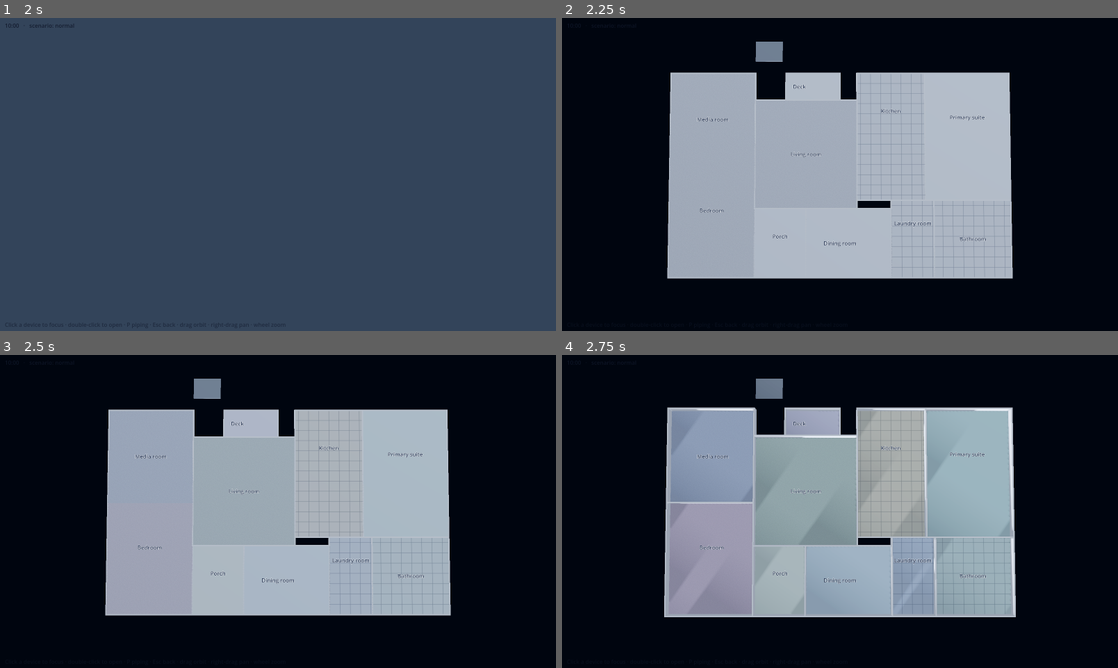
Above: before the commit, frames 1-4 (two rows, left to right).
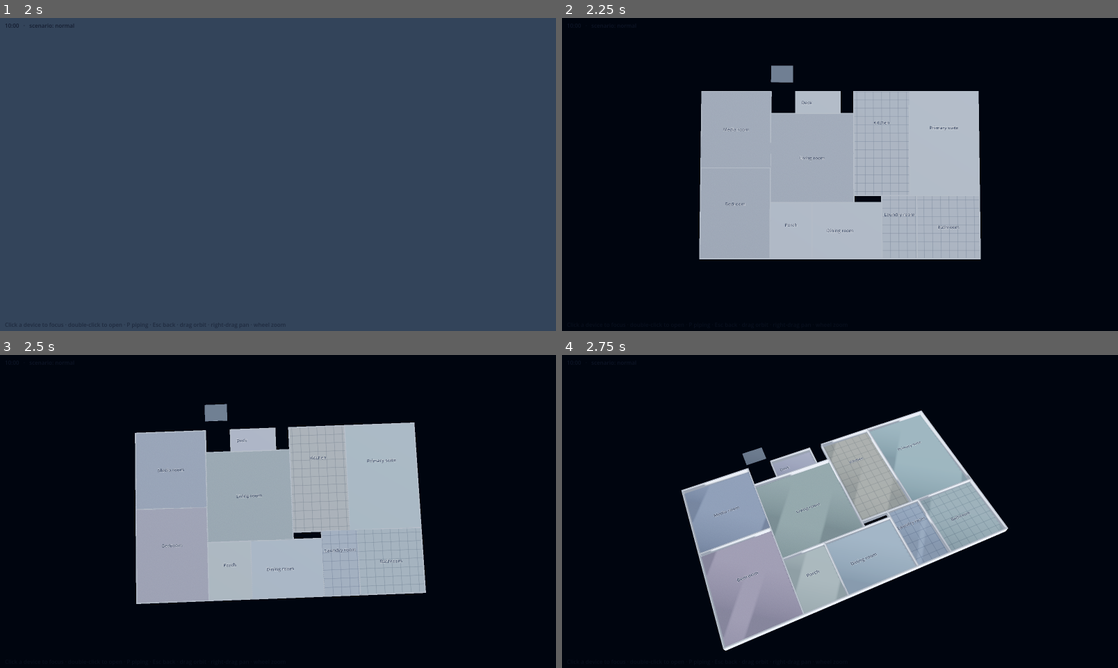
Above: after the commit, the same moments.

Repository: ShawonNSTU/AgenticDigitalTwinMapview
Game: Godot game, scene res://scenes/main.tscn
Two runs of this game, one before a commit and one after it. Both use one fixed random seed, a clock stepped at 60 frames per second and the inputs below.
Inputs (mouse positions are in pixels of both pictures, inside the frame that each line leads up to):
- Up to frame 1 (2 s): tap A at 0.5, 1.25 s; move the mouse to (400, 158) at 0.52 s; hold Right 0.53-1.25 s; tap Q at 0.6 s; click (400, 158) at 0.67 s; tap E at 0.8 s; drag from (166, 190) to (250, 237) at 1.27 s
- Up to frame 2 (2.25 s): tap A at 2 s; move the mouse to (895, 105) at 2.02 s; hold Right from 2.03 s (still down); tap F at 2.1 s; click (895, 105) at 2.17 s
- Up to frame 3 (2.5 s): keep holding Right; tap T at 2.3 s
- Up to frame 4 (2.75 s): keep holding Right

Frame 1 is identical in both runs. In frame 2, 15% of the frame differs, in the area x 18-82%, y 7-84%; in frame 3, 15%; in frame 4, 26%, in the area x 18-82%, y 7-95%.

Commit message:
Technician fault simulation in the 3D twins; camera sized to any floor
Fault simulation
- web/lib/sim/faults.ts: 55 realistic faults across all 19 device types (AC filter, refrigerant leak,
  fan bearing, drain, sensor drift; outdoor unit leak, fouled coil, fan failure, inverter trip; fridge
  door, defrost, condenser fan; washer drain, inlet valve, drum bearing; dryer, oven, TV, light,
  plug, purifier, vacuum, lock, sensors, batteries, radios). Each changes the readings by severity,
  damages named components, and brings a diagnosis with live evidence and repair steps tied to parts.
- Engine: per-device fault state that ramps in over 6 s; part health, device health, findings and the
  twin's flows and animations all follow. GET/POST/DELETE /api/devices/:id/fault.
- Device panel: fault picker, early/developing/severe, progress, affected parts, inject/clear; opens
  the twin; refreshes every second; "Mark as fixed" clears a simulated fault. List shows simulated
  faults. Vibration drives for bearing faults; part labels follow the fault.
- npm run test:faults checks all 165 fault x severity combinations.

Camera and navigation
- Camera sized to the floor: exact fit by projecting the floor corners, zoom range and far plane from
  the fit (was capped at 45 m), pan limits, smooth zoom toward the cursor, double-click to zoom in,
  keyboard (arrows/WASD, + -, Q E, F, T), pinch and trackpad gestures.
- The page measures its overlays and sends them (setInsets) so the floor fits beside the palette and
  toolbar; re-fits on resize until the user moves the view.
- Map controls: zoom, fit floor, 2D plan view, rotate 45 degrees, shortcuts card.
- Loading overlay with a message when the 3D engine does not start.
- tests/camera_test.gd (8 m to 300 m floors); drag-and-drop test target fixed for the corrected room.

Co-Authored-By: Claude Opus 5.5 <noreply@anthropic.com>
Claude-Session: https://claude.ai/code/session_013CYtUBEXmhrCHS6tizt3He

Diff:
--- a/godot-renderer/autoloads/bridge.gd
+++ b/godot-renderer/autoloads/bridge.gd
@@ -21,7 +21,13 @@
 	var window := JavaScriptBridge.get_interface("window")
 	window.addEventListener("message", _cb)
 	# Tell the host we can take commands once the scene has been built.
-	get_tree().process_frame.connect(func(): emit_event({"type": "ready", "version": VERSION}), CONNECT_ONE_SHOT)
+	get_tree().process_frame.connect(func(): emit_event({"type": "ready", "version": VERSION, "view": _view_size()}), CONNECT_ONE_SHOT)
+	get_viewport().size_changed.connect(func(): emit_event({"type": "viewport", "view": _view_size()}))
+
+
+func _view_size() -> Array:
+	var v := get_viewport().get_visible_rect().size
+	return [int(v.x), int(v.y)]
 
 
 func emit_event(msg: Dictionary) -> void:
@@ -57,6 +63,8 @@
 		"setTime": Store.set_time(float(msg.get("t", Store.t)))
 		"setScenario": Store.set_scenario(str(msg.get("key", "normal")))
 		"resetView": Bus.reset_view_requested.emit()
+		"camera": Bus.camera_requested.emit(str(msg.get("action", "")))
+		"setInsets": Bus.insets_changed.emit(float(msg.get("left", 0)), float(msg.get("right", 0)), float(msg.get("top", 0)), float(msg.get("bottom", 0)))
 		"dragStart": Bus.place_started.emit(str(msg.get("deviceType", "")), "")
 		"dragMove": Bus.place_moved.emit(Vector2(float(msg.get("u", 0)), float(msg.get("v", 0))))
 		"dragEnd": Bus.place_ended.emit(Vector2(float(msg.get("u", 0)), float(msg.get("v", 0))), bool(msg.get("drop", false)))
--- a/godot-renderer/autoloads/bus.gd
+++ b/godot-renderer/autoloads/bus.gd
@@ -11,6 +11,8 @@
 signal trace_requested(from_id: String)
 signal layer_changed(layer: String, on: bool)
 signal reset_view_requested
+signal camera_requested(action: String)  # zoomIn, zoomOut, fit, top, perspective, toggleTop, rotateLeft, rotateRight, reset
+signal insets_changed(left: float, right: float, top: float, bottom: float)  # host overlays, px
 
 # State changes
 signal time_changed(t: float)
--- a/godot-renderer/data/part_layout.json
+++ b/godot-renderer/data/part_layout.json
@@ -1,5 +1,5 @@
 {
- "_doc": "Where each part sits inside the device and how it  …(390 unchanged characters)… l drives on one param take the largest. Params: spin (rad/s), temp (°C), glow, l …(183 unchanged characters)…
+ "_doc": "Where each part sits inside the device and how it  …(390 unchanged characters)… l drives on one param take the largest. vib (0..1) is set by simulated bearing faults. Params: spin (rad/s), temp (°C), glow, l …(183 unchanged characters)…
  "ac": {
   "filter": [
    0,
@@ -52,6 +52,12 @@
      "fan",
      0.12,
      0
+    ],
+    [
+     "vibrate",
+     "vib",
+     1,
+     0
     ]
    ]
   ],
@@ -75,6 +81,12 @@
      "glow",
      "amps",
      1.5,
+     0
+    ],
+    [
+     "vibrate",
+     "vib",
+     1,
      0
     ]
    ]
@@ -2176,6 +2188,12 @@
      "motor",
      0.01,
      0
+    ],
+    [
+     "vibrate",
+     "vib",
+     1,
+     0
     ]
    ]
   ],
@@ -2260,6 +2278,12 @@
      "level",
      "=High (not draining)",
      0.6
+    ],
+    [
+     "vibrate",
+     "vib",
+     1,
+     0
     ]
    ]
   ],
--- a/godot-renderer/scripts/camera_rig.gd
+++ b/godot-renderer/scripts/camera_rig.gd
@@ -1,7 +1,19 @@
 class_name CameraRig
 extends Node3D
-## Orbit camera: left-drag orbit, right/middle-drag pan, wheel zoom, one-finger orbit and pinch on touch.
+## Orbit camera sized to the floor.
+##
+## Mouse: left-drag orbit, right/middle-drag pan, wheel zooms toward the point under the cursor.
+## Touch: one finger orbits, two fingers pinch-zoom and pan.
+## Keys: arrows/WASD pan, +/- zoom, Q/E rotate, F fit the floor, T top view, Home reset.
+##
+## set_bounds() takes the floor's extent; the zoom range, the far plane, the pan limits and the "fit" distance all
+## follow from it and from the window's shape, so any plan (a 10 m flat or a 120 m office floor) fits on screen
+## and can be zoomed out to see the whole of it. Zoom and pan are damped toward goals for smooth motion.
 ## fly_to() animates target, distance and angles together.
+
+const PITCH_MIN := -89.0   # degrees: straight down
+const PITCH_MAX := -6.0
+const MIN_DISTANCE := 0.4  # close enough for the smallest twin part
 
 var target := Vector3(-2.5, 0, -3.5)
 var yaw := deg_to_rad(-30.0)
@@ -9,11 +21,18 @@
 var distance := 19.0
 var cam: Camera3D
 
+## Floor extent on the ground plane (x, z) and the limits derived from it.
+var bounds := Rect2(-10, -10, 20, 20)
+var max_distance := 60.0
+
+var _goal_distance := 19.0
+var _goal_target := Vector3.ZERO
 var _home := {}
 var _drag := 0
 var _tw: Tween
 var _touches := {}
 var _pinch := 0.0
+var _keys := Vector3.ZERO
 
 ## Pixels moved during the current/last mouse drag; device clicks ignore drags.
 static var drag_px := 0.0
@@ -23,23 +42,164 @@
 	cam = Camera3D.new()
 	cam.fov = 45
 	cam.near = 0.05
-	cam.far = 200
+	cam.far = 400
 	add_child(cam)
+	_goal_distance = distance
+	_goal_target = target
 	_home = {"target": target, "yaw": yaw, "pitch": pitch, "distance": distance}
+	get_viewport().size_changed.connect(_on_resize)
 	_apply()
 
 
+## The floor's extent (x, z). Sets the zoom range and pan limits, and the home view to a fit of the whole floor.
+func set_bounds(rect: Rect2) -> void:
+	bounds = rect.abs()
+	if bounds.size.x < 1.0 or bounds.size.y < 1.0:
+		bounds = bounds.grow(5.0)
+	var fit := fit_distance(deg_to_rad(-52.0), deg_to_rad(-30.0))
+	max_distance = maxf(fit * 2.5, 30.0)
+	cam.far = maxf(400.0, max_distance * 4.0)
+	_home.target = fit_target(fit, deg_to_rad(-52.0), deg_to_rad(-30.0))
+	_home.distance = fit
+	_home.pitch = deg_to_rad(-52.0)
+	_home.yaw = deg_to_rad(-30.0)
+	user_moved = false
+	jump(_home.target, _home.distance, _home.pitch, _home.yaw)
+
+
+## Screen space covered by the host page's overlays (palette, toolbar, navigation), in pixels. The page measures
+## and sends them (bridge "setInsets"); fits keep the floor clear of them. A small margin is always added.
+var insets_px := {"left": 0.0, "right": 0.0, "top": 0.0, "bottom": 0.0}
+var fit_margins: Dictionary:
+	get:
+		var vp := get_viewport().get_visible_rect().size
+		var m := {}
+		for k in ["left", "right", "top", "bottom"]:
+			var span := vp.x if k == "left" or k == "right" else vp.y
+			m[k] = clampf(float(insets_px[k]) / maxf(span, 1.0) + 0.04, 0.0, 0.45)
+		return m
+## The user has moved the view since the last automatic fit: resizes and new insets no longer re-fit.
+var user_moved := false
+const WALL_TOP := 3.0
+
+
+## Distance at which the whole floor (walls included) fits inside the view margins at the given pitch and the
+## current yaw. Found by bisection on the projected floor corners, so it is exact for any angle and window shape.
+func fit_distance(p: float = NAN, y: float = NAN) -> float:
+	if is_nan(p):
+		p = pitch
+	if is_nan(y):
+		y = yaw
+	var vp := get_viewport().get_visible_rect().size
+	if vp.x < 2.0 or vp.y < 2.0:
+		return maxf(bounds.size.length(), 6.0)
+	var lo := 0.5
+	var hi := maxf(bounds.size.length() * 6.0, 20.0)
+	var keep := cam.global_transform
+	var centre := Vector3(bounds.get_center().x, 0, bounds.get_center().y)
+	var corners: Array[Vector3] = []
+	for c in [bounds.position, Vector2(bounds.end.x, bounds.position.y), bounds.end, Vector2(bounds.position.x, bounds.end.y)]:
+		corners.append(Vector3(c.x, 0, c.y))
+		corners.append(Vector3(c.x, WALL_TOP, c.y))
+	# size with even margins; fit_target() then shifts the view so the floor sits in the clear area
+	var mx: float = (fit_margins.left + fit_margins.right) * 0.5
+	var my: float = (fit_margins.top + fit_margins.bottom) * 0.5
+	var x0: float = vp.x * mx
+	var x1: float = vp.x * (1.0 - mx)
+	var y0: float = vp.y * my
+	var y1: float = vp.y * (1.0 - my)
+	var dir := Vector3(cos(p) * sin(y), -sin(p), cos(p) * cos(y))
+	for i in 32:
+		var d := (lo + hi) * 0.5
+		cam.global_position = centre + dir * d
+		cam.look_at(centre, Vector3.UP if absf(p) < deg_to_rad(89.5) else Vector3(-sin(y), 0, -cos(y)))
+		var fits := true
+		for c in corners:
+			if cam.is_position_behind(c):
+				fits = false
+				break
+			var s := cam.unproject_position(c)
+			if s.x < x0 or s.x > x1 or s.y < y0 or s.y > y1:
+				fits = false
+				break
+		if fits:
+			hi = d
+		else:
+			lo = d
+	cam.global_transform = keep
+	return maxf(hi, 3.0)
+
+
+## Look-at point that puts the floor's centre in the middle of the clear area (right of the palette, below the
+## toolbar) at distance d, pitch p, yaw y.
+func fit_target(d: float, p: float = NAN, y: float = NAN) -> Vector3:
+	if is_nan(p):
+		p = pitch
+	if is_nan(y):
+		y = yaw
+	var vp := get_viewport().get_visible_rect().size
+	var centre := Vector3(bounds.get_center().x, 0, bounds.get_center().y)
+	var mpp := 2.0 * d * tan(deg_to_rad(cam.fov) / 2.0) / maxf(vp.y, 1.0)  # metres per pixel at the target
+	var dx: float = vp.x * (fit_margins.left - fit_margins.right) * 0.5
+	var dy: float = vp.y * (fit_margins.top - fit_margins.bottom) * 0.5
+	var right := Vector3(cos(y), 0, -sin(y))
+	var fwd := Vector3(-sin(y), 0, -cos(y))
+	# moving the target left/back moves the floor right/down on screen; a tilted view stretches depth by 1/sin
+	return centre - right * dx * mpp + fwd * dy * mpp / maxf(absf(sin(p)), 0.2)
+
+
+func _on_resize() -> void:
+	if is_inside_tree() and cam:
+		_refit_home()
+
+
+## Recompute the home view for the current window and insets; jump there if the user has not moved the view.
+func _refit_home() -> void:
+	var fit := fit_distance(deg_to_rad(-52.0), deg_to_rad(-30.0))
+	max_distance = maxf(fit * 2.5, 30.0)
+	_home.target = fit_target(fit, deg_to_rad(-52.0), deg_to_rad(-30.0))
+	_home.distance = fit
+	if not user_moved and not (_tw and _tw.is_running()):
+		jump(_home.target, _home.distance, _home.pitch, _home.yaw)
+
+
+func set_insets(left: float, right: float, top: float, bottom: float) -> void:
+	insets_px = {"left": maxf(left, 0.0), "right": maxf(right, 0.0), "top": maxf(top, 0.0), "bottom": maxf(bottom, 0.0)}
+	_refit_home()
+
+
 func _apply() -> void:
-	pitch = clampf(pitch, deg_to_rad(-88.0), deg_to_rad(-6.0))
-	distance = clampf(distance, 0.8, 45.0)
+	pitch = clampf(pitch, deg_to_rad(PITCH_MIN), deg_to_rad(PITCH_MAX))
+	distance = clampf(distance, MIN_DISTANCE, max_distance)
 	var dir := Vector3(cos(pitch) * sin(yaw), -sin(pitch), cos(pitch) * cos(yaw))
 	cam.global_position = target + dir * distance
-	cam.look_at(target, Vector3.UP)
+	cam.look_at(target, Vector3.UP if absf(pitch) < deg_to_rad(89.5) else Vector3(-sin(yaw), 0, -cos(yaw)))
+
+
+func _clamp_target(t: Vector3) -> Vector3:
+	var b := bounds.grow(maxf(bounds.size.length() * 0.25, 4.0))
+	return Vector3(clampf(t.x, b.position.x, b.end.x), t.y, clampf(t.z, b.position.y, b.end.y))
+
+
+func _process(delta: float) -> void:
+	if _tw and _tw.is_running():
+		return
+	if _keys != Vector3.ZERO:
+		_pan_world(Vector2(_keys.x, _keys.z) * distance * 0.9 * delta)
+	var a := 1.0 - exp(-12.0 * delta)
+	var moved := absf(distance - _goal_distance) > 0.001 or target.distance_to(_goal_target) > 0.0005
+	if moved:
+		distance = lerpf(distance, _goal_distance, a)
+		target = target.lerp(_goal_target, a)
+		_apply()
 
 
 func fly_to(new_target: Vector3, new_distance: float, new_pitch := NAN, new_yaw := NAN, secs := 0.9) -> void:
 	if _tw:
 		_tw.kill()
+	new_distance = clampf(new_distance, MIN_DISTANCE, max_distance)
+	_goal_distance = new_distance
+	_goal_target = new_target
 	_tw = create_tween().set_parallel().set_trans(Tween.TRANS_CUBIC).set_ease(Tween.EASE_IN_OUT)
 	_tw.tween_property(self, "target", new_target, secs)
 	_tw.tween_property(self, "distance", new_distance, secs)
@@ -58,9 +218,11 @@
 	get: return _home.distance
 
 
+## Kept for callers that only know a centre and a distance.
 func set_home(t: Vector3, d: float) -> void:
 	_home.target = t
 	_home.distance = d
+	max_distance = maxf(max_distance, d * 2.0)
 	jump(t, d, _home.pitch, _home.yaw)
 
 
@@ -68,31 +230,119 @@
 	if _tw:
 		_tw.kill()
 	target = t
-	distance = d
+	distance = clampf(d, MIN_DISTANCE, max_distance)
 	pitch = p
 	yaw = y
+	_goal_target = target
+	_goal_distance = distance
 	_apply()
 
 
 func reset(secs := 0.9) -> void:
+	user_moved = false
 	fly_to(_home.target, _home.distance, _home.pitch, _home.yaw, secs)
+
+
+# ---------------------------------------------------------------- commands (toolbar, keys, host page)
+
+## Fit the whole floor in view, keeping the current angle.
+func fit(secs := 0.7) -> void:
+	var d := fit_distance()
+	fly_to(fit_target(d), d, NAN, NAN, secs)
+
+
+func zoom_step(steps: float) -> void:
+	user_moved = true
+	if _tw and _tw.is_running():
+		_tw.kill()
+		_goal_distance = distance
+		_goal_target = target
+	_goal_distance = clampf(_goal_distance * pow(0.8, steps), MIN_DISTANCE, max_distance)
+
+
+func rotate_step(degrees: float, secs := 0.5) -> void:
+	user_moved = true
+	fly_to(_goal_target if not (_tw and _tw.is_running()) else target, distance, NAN, yaw + deg_to_rad(degrees), secs)
+
+
+## Top view (plan view, north up) or back to the 3D angle.
+func top_view(on: bool, secs := 0.7) -> void:
+	user_moved = on
+	var p := deg_to_rad(PITCH_MIN + 0.5) if on else deg_to_rad(-52.0)
+	var y := 0.0 if on else deg_to_rad(-30.0)
+	var d := fit_distance(p, y)
+	fly_to(fit_target(d, p, y), d, p, y, secs)
+
+
+var is_top: bool:
+	get: return pitch < deg_to_rad(-80.0)
+
+
+func command(action: String) -> void:
+	match action:
+		"zoomIn": zoom_step(1.0)
+		"zoomOut": zoom_step(-1.0)
+		"fit": fit()
+		"reset": reset()
+		"top": top_view(true)
+		"perspective": top_view(false)
+		"toggleTop": top_view(not is_top)
+		"rotateLeft": rotate_step(-45.0)
+		"rotateRight": rotate_step(45.0)
+
+
+# ---------------------------------------------------------------- input
+
+## Where a screen point meets the floor (y = 0), or null when it points at the sky.
+func ground_at(screen: Vector2) -> Variant:
+	var o := cam.project_ray_origin(screen)
+	var d := cam.project_ray_normal(screen)
+	if absf(d.y) < 1e-4:
+		return null
+	var k := -o.y / d.y
+	return o + d * k if k > 0.0 else null
+
+
+func _zoom_at(screen: Vector2, factor: float) -> void:
+	user_moved = true
+	if _tw and _tw.is_running():
+		_tw.kill()
+		_goal_distance = distance
+		_goal_target = target
+	var new_d := clampf(_goal_distance * factor, MIN_DISTANCE, max_distance)
+	var real := new_d / _goal_distance
+	var hit = ground_at(screen)
+	if hit != null:
+		# keep the point under the cursor in place: move the target toward it as much as the view shrinks
+		var h: Vector3 = hit
+		_goal_target = _clamp_target(_goal_target + (Vector3(h.x, 0, h.z) - _goal_target) * (1.0 - real))
+	_goal_distance = new_d
 
 
 func _unhandled_input(e: InputEvent) -> void:
 	if e is InputEventMouseButton:
 		if e.button_index == MOUSE_BUTTON_WHEEL_UP and e.pressed:
-			distance *= 0.9
+			_zoom_at(e.position, 0.85 if not e.ctrl_pressed else 0.95)
 		elif e.button_index == MOUSE_BUTTON_WHEEL_DOWN and e.pressed:
-			distance *= 1.1
-		elif e.pressed:
-			_drag = e.button_index
-			drag_px = 0.0
-		else:
-			_drag = 0
-		_apply()
+			_zoom_at(e.position, 1.0 / 0.85 if not e.ctrl_pressed else 1.0 / 0.95)
+		elif e.button_index in [MOUSE_BUTTON_LEFT, MOUSE_BUTTON_RIGHT, MOUSE_BUTTON_MIDDLE]:
+			if e.pressed:
+				_drag = e.button_index
+				drag_px = 0.0
+				if e.double_click and e.button_index == MOUSE_BUTTON_LEFT:
+					var hit = ground_at(e.position)
+					if hit != null:
+						var h: Vector3 = hit
+						fly_to(_clamp_target(Vector3(h.x, 0, h.z)), maxf(distance * 0.55, 3.0), NAN, NAN, 0.6)
+			else:
+				_drag = 0
+	elif e is InputEventMagnifyGesture:
+		_zoom_at(e.position, 1.0 / e.factor)
+	elif e is InputEventPanGesture:
+		_pan(e.delta * 12.0)
 	elif e is InputEventMouseMotion and _drag != 0:
 		drag_px += e.relative.length()
-		if _drag == MOUSE_BUTTON_LEFT:
+		if _drag == MOUSE_BUTTON_LEFT and not e.shift_pressed:
 			_orbit(e.relative)
 		else:
 			_pan(e.relative)
@@ -109,22 +359,59 @@
 		elif _touches.size() == 2:
 			var p: Array = _touches.values()
 			var d: float = (p[0] as Vector2).distance_to(p[1])
-			if _pinch > 0.0:
-				distance *= _pinch / d
-				_apply()
+			if _pinch > 0.0 and d > 1.0:
+				_zoom_at(((p[0] as Vector2) + (p[1] as Vector2)) * 0.5, _pinch / d)
 			_pinch = d
+			_pan(e.relative * 0.5)
+	elif e is InputEventKey and not e.echo:
+		_key(e)
+
+
+func _key(e: InputEventKey) -> void:
+	var on := 1.0 if e.pressed else 0.0
+	match e.keycode:
+		KEY_LEFT, KEY_A: _keys.x = -on
+		KEY_RIGHT, KEY_D: _keys.x = on
+		KEY_UP, KEY_W: _keys.z = -on
+		KEY_DOWN, KEY_S: _keys.z = on
+	if not e.pressed:
+		return
+	match e.keycode:
+		KEY_EQUAL, KEY_PLUS, KEY_KP_ADD: zoom_step(1.0)
+		KEY_MINUS, KEY_KP_SUBTRACT: zoom_step(-1.0)
+		KEY_Q: rotate_step(-45.0)
+		KEY_E: rotate_step(45.0)
+		KEY_F: fit()
+		KEY_T: top_view(not is_top)
+		KEY_HOME: reset()
 
 
 func _orbit(rel: Vector2) -> void:
+	user_moved = true
 	if _tw and _tw.is_running():
 		_tw.kill()
+		_goal_distance = distance
+		_goal_target = target
 	yaw -= rel.x * 0.006
 	pitch -= rel.y * 0.006
 	_apply()
 
 
+## Pan by screen pixels: the point under the cursor follows it at any zoom.
 func _pan(rel: Vector2) -> void:
-	var right := cam.global_basis.x
+	var vp := get_viewport().get_visible_rect().size
+	var metres_per_px := 2.0 * distance * tan(deg_to_rad(cam.fov) / 2.0) / maxf(vp.y, 1.0)
+	_pan_world(rel * metres_per_px * Vector2(-1, -1))
+
+
+## Move the view by (right, forward) metres on the ground.
+func _pan_world(v: Vector2) -> void:
+	user_moved = true
+	if _tw and _tw.is_running():
+		_tw.kill()
+		_goal_distance = distance
+	var right := Vector3(cos(yaw), 0, -sin(yaw))
 	var fwd := Vector3(-sin(yaw), 0, -cos(yaw))
-	target += (-right * rel.x + fwd * rel.y) * distance * 0.0015
+	_goal_target = _clamp_target(_goal_target + right * v.x - fwd * v.y)
+	target = _goal_target
 	_apply()
--- a/godot-renderer/scripts/main.gd
+++ b/godot-renderer/scripts/main.gd
@@ -52,6 +52,8 @@
 	Bus.trace_requested.connect(_on_trace)
 	Bus.layer_changed.connect(_on_layer)
 	Bus.reset_view_requested.connect(_on_reset)
+	Bus.camera_requested.connect(func(action): rig.command(action))
+	Bus.insets_changed.connect(func(l, r, t, b): rig.set_insets(l, r, t, b))
 	Bus.time_changed.connect(_on_time)
 	Bus.scenario_changed.connect(_on_scenario)
 	_on_time(Store.t)
@@ -68,6 +70,10 @@
 			var g := Node.new()
 			g.set_script(load("res://tests/twin_gallery.gd"))
 			add_child(g)
+		if a.begins_with("--camera="):
+			var ct := Node.new()
+			ct.set_script(load("res://tests/camera_test.gd"))
+			add_child(ct)
 		if a.begins_with("--demo-shots="):
 			var shots := Node.new()
 			shots.set_script(load("res://tests/demo_shots.gd"))
@@ -106,7 +112,7 @@
 	placer.rig = rig
 	world.add_child(placer)
 	var fr: Rect2 = Store.floor_rect()
-	rig.set_home(Vector3(fr.get_center().x, 0, fr.get_center().y), clampf(fr.size.length() * 0.95, 8.0, 60.0))
+	rig.set_bounds(fr)  # zoom range, pan limits and the home view follow the floor's size
 	_on_time(Store.t)
 	if animate:
 		_play_plan_to_3d()
--- /dev/null
+++ b/godot-renderer/tests/camera_test.gd
@@ -0,0 +1,106 @@
+extends Node
+## --camera=<dir>: checks the camera on floors of very different sizes, without the platform.
+## For each size: the whole floor is inside the view after fit, zooming out reaches at least twice the fit
+## distance and stops at a limit, zoom in/out/rotate/top commands work, and panning stays near the floor.
+## Writes result.txt (PASS/FAIL lines) and a screenshot per size.
+
+var out := "/tmp/camera"
+var lines: Array = []
+var failed := 0
+
+
+func _ready() -> void:
+	for a in OS.get_cmdline_user_args():
+		if a.begins_with("--camera="):
+			out = a.substr(9)
+	DirAccess.make_dir_recursive_absolute(out)
+	_run.call_deferred()
+
+
+func _check(ok: bool, what: String) -> void:
+	lines.append(("PASS  " if ok else "FAIL  ") + what)
+	if not ok:
+		failed += 1
+
+
+func _wait(s: float) -> void:
+	await get_tree().create_timer(s).timeout
+
+
+## True if every corner of the floor projects inside the viewport.
+func _in_view(rig: CameraRig, r: Rect2) -> bool:
+	var vp := get_viewport().get_visible_rect().size
+	for c in [r.position, Vector2(r.end.x, r.position.y), r.end, Vector2(r.position.x, r.end.y)]:
+		var p := Vector3(c.x, 0, c.y)
+		if rig.cam.is_position_behind(p):
+			return false
+		var s := rig.cam.unproject_position(p)
+		if s.x < 0 or s.y < 0 or s.x > vp.x or s.y > vp.y:
+			return false
+	return true
+
+
+func _run() -> void:
+	var rig := CameraRig.new()
+	add_child(rig)
+	rig.cam.current = true
+	# a marker floor so the screenshots show what the camera sees
+	var floor := MeshInstance3D.new()
+	var pm := PlaneMesh.new()
+	floor.mesh = pm
+	add_child(floor)
+	var sun := DirectionalLight3D.new()
+	sun.rotation = Vector3(-1.0, 0.6, 0)
+	add_child(sun)
+	for size in [Vector2(8, 6), Vector2(19, 14), Vector2(54, 39), Vector2(120, 80), Vector2(300, 60)]:
+		var r := Rect2(-size / 2.0 + Vector2(3, -2), size)
+		pm.size = size
+		floor.position = Vector3(r.get_center().x, 0, r.get_center().y)
+		rig.set_bounds(r)
+		await _wait(0.1)
+		var tag := "%dx%d m" % [size.x, size.y]
+		_check(_in_view(rig, r), "%s: whole floor in view at the home view (distance %.1f)" % [tag, rig.distance])
+		await _shot("fit_%dx%d" % [size.x, size.y])
+		# zoom out as far as it goes
+		for i in 40:
+			rig.zoom_step(-1.0)
+		await _wait(1.2)
+		_check(rig.distance >= rig.home_distance * 2.0 - 0.01, "%s: zoom out reaches %.1f (fit %.1f)" % [tag, rig.distance, rig.home_distance])
+		_check(rig.distance <= rig.max_distance + 0.01, "%s: zoom out stops at the limit %.1f" % [tag, rig.max_distance])
+		_check(_in_view(rig, r), "%s: whole floor still in view zoomed out" % tag)
+		# zoom in
+		for i in 60:
+			rig.zoom_step(1.0)
+		await _wait(1.2)
+		_check(rig.distance <= CameraRig.MIN_DISTANCE + 0.05, "%s: zoom in reaches the minimum (%.2f)" % [tag, rig.distance])
+		# top view, rotate, fit
+		rig.command("top")
+		await _wait(1.0)
+		_check(rig.is_top and _in_view(rig, r), "%s: top view shows the whole floor" % tag)
+		rig.command("perspective")
+		await _wait(1.0)
+		var y0 := rig.yaw
+		rig.command("rotateRight")
+		await _wait(0.8)
+		_check(absf(wrapf(rig.yaw - y0, -PI, PI) - deg_to_rad(45.0)) < 0.02, "%s: rotate 45°" % tag)
+		rig.command("fit")
+		await _wait(1.0)
+		_check(_in_view(rig, r), "%s: fit shows the whole floor after rotating" % tag)
+		# pan far away: target stays near the floor
+		for i in 200:
+			rig._pan(Vector2(400, 0))
+		var b := r.grow(maxf(r.size.length() * 0.25, 4.0) + 0.01)
+		_check(b.has_point(Vector2(rig.target.x, rig.target.z)), "%s: panning stays near the floor" % tag)
+		rig.reset(0.01)
+		await _wait(0.3)
+	lines.append("%d failed" % failed)
+	var f := FileAccess.open(out + "/result.txt", FileAccess.WRITE)
+	f.store_string("\n".join(lines) + "\n")
+	f.close()
+	print("\n".join(lines))
+	get_tree().quit(1 if failed else 0)
+
+
+func _shot(n: String) -> void:
+	await RenderingServer.frame_post_draw
+	get_viewport().get_texture().get_image().save_png("%s/%s.png" % [out, n])
--- a/godot-renderer/tests/place_test.gd
+++ b/godot-renderer/tests/place_test.gd
@@ -96,7 +96,7 @@
 		["lock", "medical-room", Vector3(1.5, 0, 2.2)], ["motion", "zone-d-workspace", Vector3(3, 0, -2)],
 		["ac", "zone-d-workspace", Vector3(0, 0, -3)], ["ac", "gym-room", Vector3(-3, 0, 0)], ["ac", "cafeteria-208-seats", Vector3(0, 0, -6)],
 		["temphum", "male-toilet", Vector3(0, 0, 0)], ["leak", "male-toilet", Vector3(-0.5, 0, 0.5)], ["washer", "utility-room", Vector3(0, 0, 0)],
-		["plug", "hub-room", Vector3(0, 0, 0)], ["odu", "ac-outdoor", Vector3(0, 0, 0)], ["blinds", "male-pray-room", Vector3(0, 0, 3)],
+		["plug", "hub-room", Vector3(0, 0, 0)], ["odu", "ac-outdoor", Vector3(0, 0, 0)], ["blinds", "male-pray-room", Vector3(0, 0, 2)],
 		["vacuum", "female-pray-room", Vector3(0, 0, 0)], ["oven", "cafeteria-6-seats", Vector3(1, 0, 0)], ["doorbell", "store-room", Vector3(0, 0, -1)]]
 	main.rig.reset(0.01)
 	await _wait(0.6)
Not shown, added: godot-renderer/tests/camera_test.gd.uid
Not shown, changed: docs/contracts/bridge-api.md
Not shown, changed: docs/contracts/platform-api.md
Not shown, added: web/app/api/devices/[id]/fault/route.ts
Not shown, changed: web/app/api/events/route.ts
Not shown, changed: web/lib/bridge.ts
Not shown, changed: web/lib/sim/engine.ts
Not shown, added: web/lib/sim/faults.ts
Not shown, changed: web/lib/sim/runtime.ts
Not shown, added: web/tests/faults.test.mts
